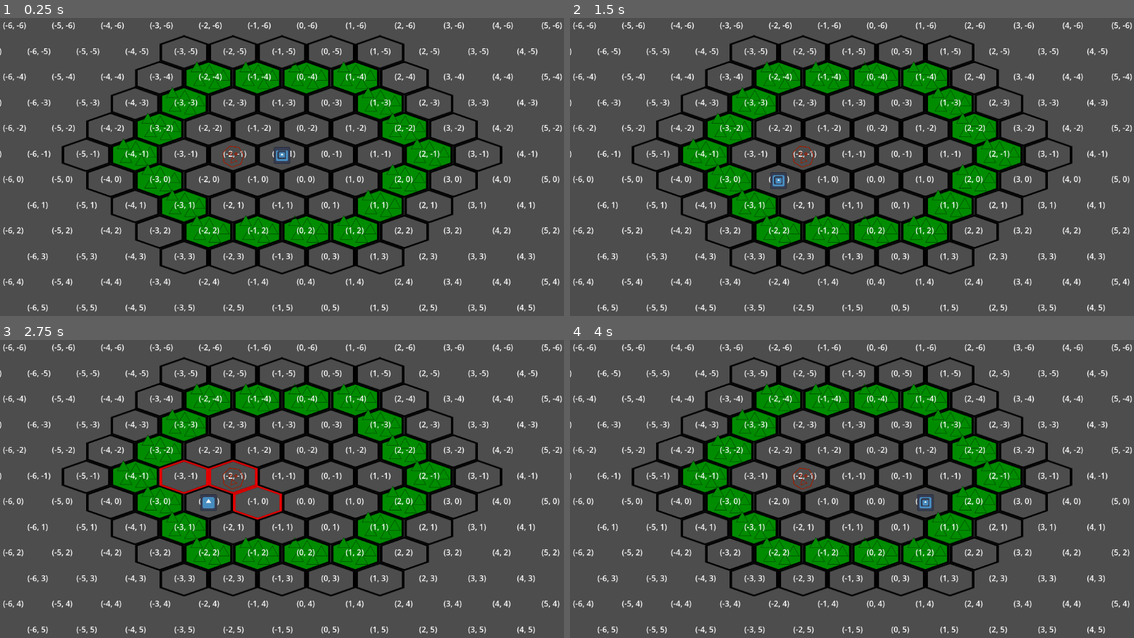
Above: before the commit, frames 1-4 (two rows, left to right).
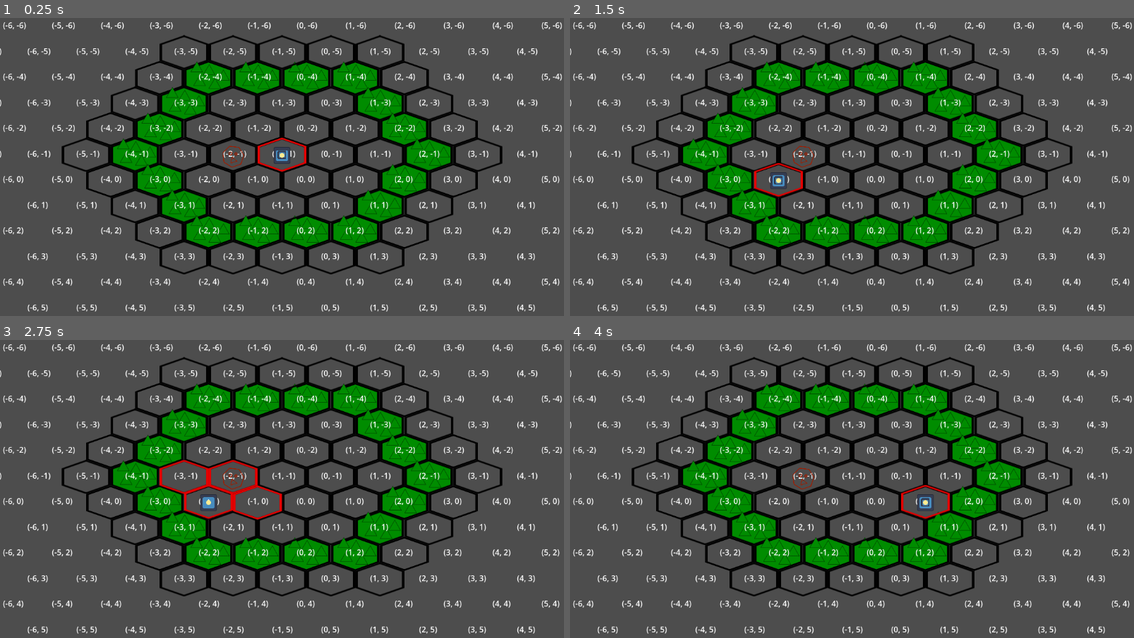
Above: after the commit, the same moments.

Repository: kestrel84/turn-based-thing
Game: Godot game, scene res://initial-scene.tscn
Two runs of this game, one before a commit and one after it. Both use one fixed random seed, a clock stepped at 60 frames per second and the inputs below. The engine's default icon, where the game draws it, is replaced by a stand-in: a white triangle on a blue panel in a dark square.
Inputs (mouse positions are in pixels of both pictures, inside the frame that each line leads up to):
- Up to frame 1 (0.25 s): no input
- Up to frame 2 (1.5 s): tap Enter at 0.5 s; move the mouse to (976, 149) at 0.52 s; tap Q (attack one) at 0.6 s; click (976, 149) at 0.8 s; move the mouse to (739, 178) at 1.27 s; click (739, 178) at 1.35 s
- Up to frame 3 (2.75 s): right-click (169, 500) at 1.55 s; tap Space at 2 s; move the mouse to (338, 414) at 2.02 s; right-click (338, 414) at 2.1 s; tap Q (attack one) at 2.3 s
- Up to frame 4 (4 s): tap Enter at 2.75 s; move the mouse to (823, 548) at 2.77 s; tap Q (attack one) at 2.85 s; click (823, 548) at 3.05 s; tap Space at 3.5 s; move the mouse to (1021, 533) at 3.52 s; click (1021, 533) at 3.6 s; right-click (1021, 533) at 3.8 s

The runs differ from the first frame. In frame 1, 0.2% of the frame differs, in the area x 45-55%, y 40-52%; in frame 2, 0.2%; in frame 3, 0.2%; in frame 4, 0.2%, in the area x 58-68%, y 48-61%.

Commit message:
added attack animation

Diff:
--- a/attack-arc.gd
+++ b/attack-arc.gd
@@ -4,6 +4,8 @@
 @export var map: TileMapLayer
 # the base sprite to use for attacked areas
 @export var attack_sprite: Sprite2D
+# the animated sprite to play when an attack goes off
+@export var attack_anim: AnimatedSprite2D
 
 # an array to hold the current sprites in use
 var sprites: Array[Sprite2D] = []
@@ -77,10 +79,17 @@
 Resolves the attack, damaging the appropriate entities in the hitbox.
 """
 func attack():
-	print("resolving attack (nonfunctional atm)")
+	print("resolving attack")
 
 	# TODO: resolve which enemies/players/whatever are in the hitbox, probably according to the map.
 	for tile in current_targets:
+		var dupe = attack_anim.duplicate()
+		dupe.visible = true
+		dupe.connect("animation_finished", func (): dupe.queue_free()) # self-destruct on animation finished
+		get_tree().root.add_child(dupe) # add to scene root to prevent moving with the player
+		dupe.global_position = map.map_to_local(tile)
+		dupe.play()
+
 		var callback = map.hittable_objects.get(tile)
 		if callback:
 			callback.call(get_parent().get_groups())
@@ -93,7 +102,7 @@
 
 
 """
-Deactivates the hitboxes without doing anything else.
+Deactivates the hitboxes without resolving the attack.
 """
 func cancel_attack():
 	print("cancelling attack")
--- a/scenes/attack-arc.tscn
+++ b/scenes/attack-arc.tscn
@@ -2,13 +2,57 @@
 
 [ext_resource type="Script" uid="uid://bm4eraiqkl236" path="res://attack-arc.gd" id="1_tiey5"]
 [ext_resource type="Texture2D" uid="uid://8224o5rblqow" path="res://assets/hexagon tile red.svg" id="2_ge8jn"]
+[ext_resource type="Texture2D" uid="uid://buop7lv4fwaqs" path="res://assets/explosion 1/explosion-f1.png" id="3_rq7t2"]
+[ext_resource type="Texture2D" uid="uid://cebk3pdk7gwtn" path="res://assets/explosion 1/explosion-f2.png" id="4_88ujt"]
+[ext_resource type="Texture2D" uid="uid://t5hdf35u8j2x" path="res://assets/explosion 1/explosion-f3.png" id="5_82xag"]
+[ext_resource type="Texture2D" uid="uid://qd7oc7o0auty" path="res://assets/explosion 1/explosion-f4.png" id="6_ge0mg"]
+[ext_resource type="Texture2D" uid="uid://7y15k3go0txn" path="res://assets/explosion 1/explosion-f5.png" id="7_it5hr"]
+[ext_resource type="Texture2D" uid="uid://fp4kj0ee2xi8" path="res://assets/explosion 1/explosion-f6.png" id="8_ft85r"]
+[ext_resource type="Texture2D" uid="uid://d1k4xpwjmhhl2" path="res://assets/explosion 1/explosion-f7.png" id="9_lm1qw"]
+[ext_resource type="Texture2D" uid="uid://ddi8sfhqxsoc4" path="res://assets/explosion 1/explosion-f8.png" id="10_8tn88"]
 
-[node name="attack-arc" type="Node2D" unique_id=946821444 node_paths=PackedStringArray("attack_sprite")]
+[sub_resource type="SpriteFrames" id="SpriteFrames_0t334"]
+animations = [{
+"frames": [{
+"duration": 1.0,
+"texture": ExtResource("3_rq7t2")
+}, {
+"duration": 1.0,
+"texture": ExtResource("4_88ujt")
+}, {
+"duration": 1.0,
+"texture": ExtResource("5_82xag")
+}, {
+"duration": 1.0,
+"texture": ExtResource("6_ge0mg")
+}, {
+"duration": 1.0,
+"texture": ExtResource("7_it5hr")
+}, {
+"duration": 1.0,
+"texture": ExtResource("8_ft85r")
+}, {
+"duration": 1.0,
+"texture": ExtResource("9_lm1qw")
+}, {
+"duration": 1.0,
+"texture": ExtResource("10_8tn88")
+}],
+"loop": false,
+"name": &"default",
+"speed": 12.0
+}]
+
+[node name="attack-arc" type="Node2D" unique_id=946821444 node_paths=PackedStringArray("attack_sprite", "attack_anim")]
 script = ExtResource("1_tiey5")
 attack_sprite = NodePath("attack sprite")
+attack_anim = NodePath("explosion sprite")
 
 [node name="attack sprite" type="Sprite2D" parent="." unique_id=889146280]
-visible = false
 position = Vector2(0, -5.5555553)
 scale = Vector2(3.7, 3.7)
 texture = ExtResource("2_ge8jn")
+
+[node name="explosion sprite" type="AnimatedSprite2D" parent="." unique_id=1286418676]
+scale = Vector2(1.876, 1.876)
+sprite_frames = SubResource("SpriteFrames_0t334")
Binary file added: assets/explosion 1/explosion-f1.png
Not shown, added: assets/explosion 1/explosion-f1.png.import
Binary file added: assets/explosion 1/explosion-f2.png
Not shown, added: assets/explosion 1/explosion-f2.png.import
Binary file added: assets/explosion 1/explosion-f3.png
Not shown, added: assets/explosion 1/explosion-f3.png.import
Binary file added: assets/explosion 1/explosion-f4.png
Not shown, added: assets/explosion 1/explosion-f4.png.import
Binary file added: assets/explosion 1/explosion-f5.png
Not shown, added: assets/explosion 1/explosion-f5.png.import
Binary file added: assets/explosion 1/explosion-f6.png
Not shown, added: assets/explosion 1/explosion-f6.png.import
(and 4 more such lines)
